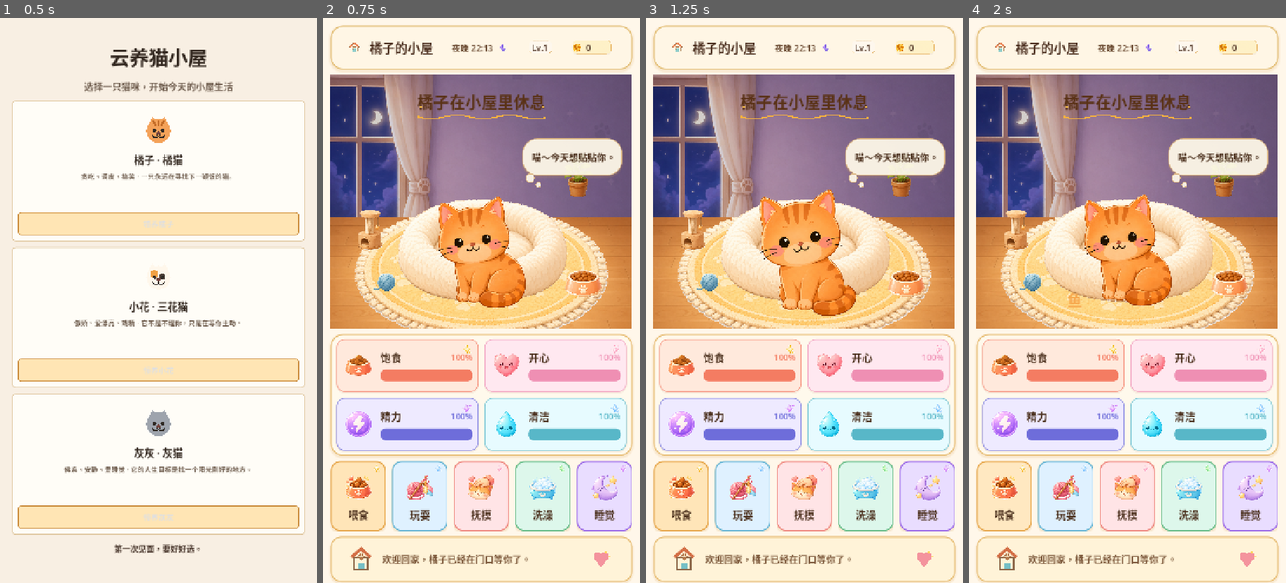
Above: before the commit, frames 1-4 (left to right).
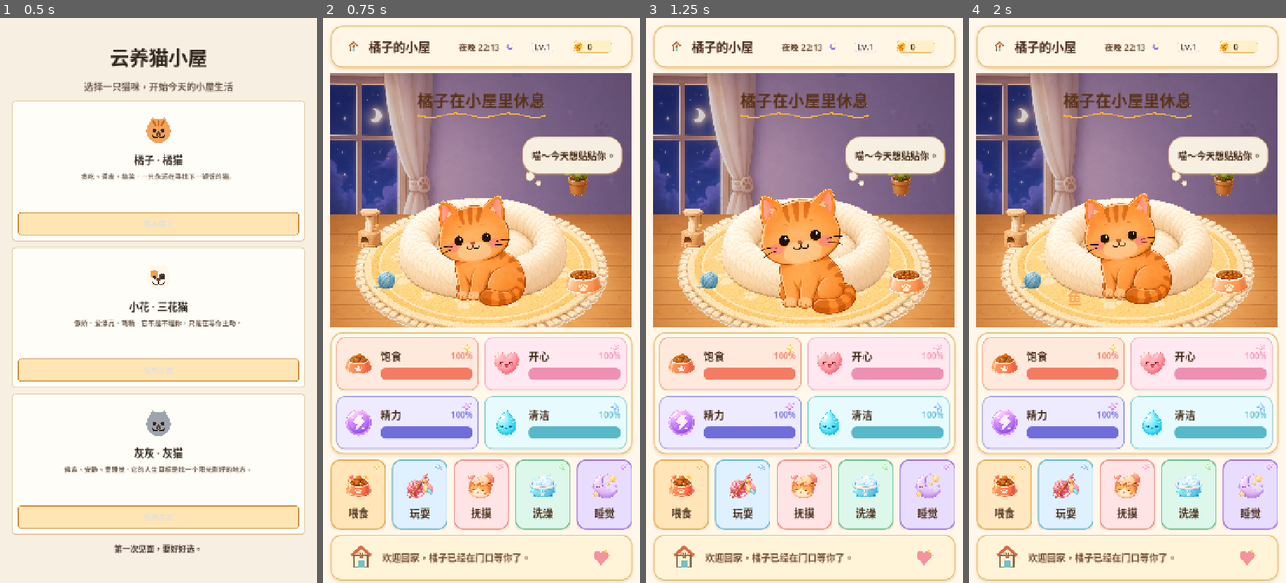
Above: after the commit, the same moments.

Repository: Kua-Fu/AICat
Game: Godot game, scene res://scenes/StartScene.tscn
The game is run twice, just before and just after one commit, with the same random seed, the same clock (stepped at 60 frames per second) and the same inputs.
Inputs (mouse positions are in pixels of both pictures, inside the frame that each line leads up to):
- Up to frame 1 (0.5 s): no input
- Up to frame 2 (0.75 s): click "领养橘子" at 0.5 s
- Up to frame 3 (1.25 s): no input
- Up to frame 4 (2 s): click (1003, 498) at 1.27 s

Frame 1 is identical in both runs. In frame 2, 18% of the frame differs, in the area x 2-98%, y 4-100%; in frame 3, 18%; in frame 4, 18%.

Commit message:
Fix top bar runtime scaling and compact layout

Diff:
--- a/project.godot
+++ b/project.godot
@@ -24,11 +24,11 @@
 
 window/size/viewport_width=750
 window/size/viewport_height=1334
-window/size/mode=3
+window/size/mode=0
 window/size/window_width_override=750
 window/size/window_height_override=1334
 window/stretch/mode="canvas_items"
-window/stretch/aspect="keep_width"
+window/stretch/aspect="keep"
 
 [physics]
 
--- a/scripts/main_scene.gd
+++ b/scripts/main_scene.gd
@@ -5,8 +5,12 @@
 const StatusPanelScene := preload("res://scripts/ui/status_panel.gd")
 const ActionPanelScene := preload("res://scripts/ui/action_panel.gd")
 const BottomTipBarScene := preload("res://scripts/ui/bottom_tip_bar.gd")
+const DESIGN_WIDTH := 750.0
+const PAGE_MARGIN_X := 18.0
+const MAX_PAGE_WIDTH := DESIGN_WIDTH - PAGE_MARGIN_X * 2.0
 
 var cat: Node2D
+var page: VBoxContainer
 var top_bar
 var cat_room
 var status_panel
@@ -45,6 +49,8 @@
 	if what == NOTIFICATION_WM_CLOSE_REQUEST:
 		GameData.save_game()
 		get_tree().quit()
+	elif what == NOTIFICATION_RESIZED:
+		_update_page_width_limit()
 
 
 func _build_ui() -> void:
@@ -64,11 +70,20 @@
 	ui.add_theme_constant_override("margin_bottom", 24)
 	add_child(ui)
 
-	var page := VBoxContainer.new()
-	page.size_flags_horizontal = Control.SIZE_EXPAND_FILL
+	var center := CenterContainer.new()
+	center.name = "ContentCenter"
+	center.size_flags_horizontal = Control.SIZE_EXPAND_FILL
+	center.size_flags_vertical = Control.SIZE_EXPAND_FILL
+	ui.add_child(center)
+
+	page = VBoxContainer.new()
+	page.name = "Page"
+	page.custom_minimum_size = Vector2(MAX_PAGE_WIDTH, 0)
+	page.size_flags_horizontal = Control.SIZE_SHRINK_CENTER
 	page.size_flags_vertical = Control.SIZE_EXPAND_FILL
 	page.add_theme_constant_override("separation", 12)
-	ui.add_child(page)
+	center.add_child(page)
+	_update_page_width_limit()
 
 	top_bar = TopBarScene.new()
 	page.add_child(top_bar)
@@ -86,6 +101,13 @@
 
 	bottom_tip_bar = BottomTipBarScene.new()
 	page.add_child(bottom_tip_bar)
+
+
+func _update_page_width_limit() -> void:
+	if page == null:
+		return
+	var available_width := maxf(size.x - PAGE_MARGIN_X * 2.0, 320.0)
+	page.custom_minimum_size.x = minf(MAX_PAGE_WIDTH, available_width)
 
 
 func refresh_ui() -> void:
--- a/scripts/ui/top_bar.gd
+++ b/scripts/ui/top_bar.gd
@@ -10,6 +10,29 @@
 const LEVEL_PILL_BG := preload("res://assets/ui/topbar/level_pill_bg.png")
 const COIN_PILL_BG := preload("res://assets/ui/topbar/coin_pill_bg.png")
 
+const BAR_HEIGHT := 100.0
+const BAR_RADIUS := 28
+const BAR_BORDER_WIDTH := 3
+const BAR_SHADOW_SIZE := 6
+
+const INNER_MARGIN_X := 18
+const INNER_MARGIN_Y := 8
+const HEADER_GAP := 14
+const LEFT_GAP := 12
+const CENTER_GAP := 8
+const RIGHT_GAP := 10
+
+const HOME_ICON_SIZE := Vector2(46, 46)
+const DAY_NIGHT_ICON_SIZE := Vector2(32, 32)
+const LEVEL_PILL_SIZE := Vector2(92, 46)
+const COIN_PILL_SIZE := Vector2(124, 46)
+const COIN_ICON_SIZE := Vector2(28, 28)
+
+const CAT_NAME_FONT_SIZE := 29
+const META_FONT_SIZE := 20
+const TIME_MIN_WIDTH := 112.0
+const CENTER_MIN_WIDTH := 154.0
+
 var cat_name_label: Label
 var top_time_label: Label
 var day_night_icon: TextureRect
@@ -34,70 +57,75 @@
 
 
 func _build() -> void:
-	custom_minimum_size = Vector2(0, 104)
+	custom_minimum_size = Vector2(0, BAR_HEIGHT)
+	size_flags_horizontal = Control.SIZE_EXPAND_FILL
+	size_flags_vertical = Control.SIZE_SHRINK_BEGIN
 	mouse_filter = Control.MOUSE_FILTER_IGNORE
-	add_theme_stylebox_override("panel", UiTheme.make_panel_style(Color("#fff6e5"), 28, Color("#e3bf78"), 3, 6))
+	add_theme_stylebox_override("panel", UiTheme.make_panel_style(Color("#fff6e5"), BAR_RADIUS, Color("#e3bf78"), BAR_BORDER_WIDTH, BAR_SHADOW_SIZE))
 
 	var root_margin := MarginContainer.new()
-	root_margin.add_theme_constant_override("margin_left", 18)
-	root_margin.add_theme_constant_override("margin_right", 18)
-	root_margin.add_theme_constant_override("margin_top", 10)
-	root_margin.add_theme_constant_override("margin_bottom", 10)
+	root_margin.add_theme_constant_override("margin_left", INNER_MARGIN_X)
+	root_margin.add_theme_constant_override("margin_right", INNER_MARGIN_X)
+	root_margin.add_theme_constant_override("margin_top", INNER_MARGIN_Y)
+	root_margin.add_theme_constant_override("margin_bottom", INNER_MARGIN_Y)
 	add_child(root_margin)
 
 	var header := HBoxContainer.new()
 	header.size_flags_horizontal = Control.SIZE_EXPAND_FILL
 	header.size_flags_vertical = Control.SIZE_EXPAND_FILL
-	header.add_theme_constant_override("separation", 14)
+	header.add_theme_constant_override("separation", HEADER_GAP)
 	root_margin.add_child(header)
 
 	var left_group := HBoxContainer.new()
 	left_group.size_flags_horizontal = Control.SIZE_EXPAND_FILL
 	left_group.size_flags_vertical = Control.SIZE_EXPAND_FILL
-	left_group.add_theme_constant_override("separation", 12)
+	left_group.add_theme_constant_override("separation", LEFT_GAP)
 	header.add_child(left_group)
 
-	var home_icon := _make_icon(HOME_ICON, Vector2(48, 48))
+	var home_icon := _make_icon(HOME_ICON, HOME_ICON_SIZE)
 	left_group.add_child(home_icon)
 
 	cat_name_label = Label.new()
 	cat_name_label.name = "CatNameLabel"
 	cat_name_label.clip_text = true
+	cat_name_label.text_overrun_behavior = TextServer.OVERRUN_TRIM_ELLIPSIS
 	cat_name_label.size_flags_horizontal = Control.SIZE_EXPAND_FILL
 	cat_name_label.vertical_alignment = VERTICAL_ALIGNMENT_CENTER
-	cat_name_label.add_theme_font_size_override("font_size", 30)
+	cat_name_label.add_theme_font_size_override("font_size", CAT_NAME_FONT_SIZE)
 	cat_name_label.add_theme_color_override("font_color", UiTheme.COLOR_TEXT)
 	left_group.add_child(cat_name_label)
 
 	var center_group := HBoxContainer.new()
-	center_group.custom_minimum_size = Vector2(168, 0)
+	center_group.custom_minimum_size = Vector2(CENTER_MIN_WIDTH, 0)
+	center_group.size_flags_horizontal = Control.SIZE_SHRINK_CENTER
 	center_group.size_flags_vertical = Control.SIZE_EXPAND_FILL
-	center_group.add_theme_constant_override("separation", 8)
+	center_group.add_theme_constant_override("separation", CENTER_GAP)
 	header.add_child(center_group)
 
 	top_time_label = Label.new()
 	top_time_label.name = "TopTimeLabel"
-	top_time_label.custom_minimum_size = Vector2(118, 0)
+	top_time_label.custom_minimum_size = Vector2(TIME_MIN_WIDTH, 0)
 	top_time_label.horizontal_alignment = HORIZONTAL_ALIGNMENT_RIGHT
 	top_time_label.vertical_alignment = VERTICAL_ALIGNMENT_CENTER
-	top_time_label.add_theme_font_size_override("font_size", 20)
+	top_time_label.add_theme_font_size_override("font_size", META_FONT_SIZE)
 	top_time_label.add_theme_color_override("font_color", Color("#6a4a31"))
 	center_group.add_child(top_time_label)
 
-	day_night_icon = _make_icon(SUN_ICON, Vector2(34, 34))
+	day_night_icon = _make_icon(SUN_ICON, DAY_NIGHT_ICON_SIZE)
 	center_group.add_child(day_night_icon)
 
 	var right_group := HBoxContainer.new()
+	right_group.size_flags_horizontal = Control.SIZE_SHRINK_END
 	right_group.size_flags_vertical = Control.SIZE_EXPAND_FILL
-	right_group.add_theme_constant_override("separation", 10)
+	right_group.add_theme_constant_override("separation", RIGHT_GAP)
 	header.add_child(right_group)
 
-	var level_pill := _make_texture_pill(LEVEL_PILL_BG, Vector2(96, 48))
-	level_label = _label("", 20, UiTheme.COLOR_TEXT, HORIZONTAL_ALIGNMENT_CENTER)
+	var level_pill := _make_texture_pill(LEVEL_PILL_BG, LEVEL_PILL_SIZE)
+	level_label = _label("", META_FONT_SIZE, UiTheme.COLOR_TEXT, HORIZONTAL_ALIGNMENT_CENTER)
 	level_pill.add_child(_centered(level_label))
 	right_group.add_child(level_pill)
 
-	var coin_pill := _make_texture_pill(COIN_PILL_BG, Vector2(128, 48))
+	var coin_pill := _make_texture_pill(COIN_PILL_BG, COIN_PILL_SIZE)
 	var coin_margin := MarginContainer.new()
 	_fill_parent(coin_margin)
 	coin_margin.add_theme_constant_override("margin_left", 14)
@@ -112,10 +140,10 @@
 	coin_box.add_theme_constant_override("separation", 8)
 	coin_margin.add_child(coin_box)
 
-	var coin_icon := _make_icon(COIN_ICON, Vector2(28, 28))
+	var coin_icon := _make_icon(COIN_ICON, COIN_ICON_SIZE)
 	coin_box.add_child(coin_icon)
 
-	coin_label = _label("", 20, UiTheme.COLOR_TEXT, HORIZONTAL_ALIGNMENT_LEFT)
+	coin_label = _label("", META_FONT_SIZE, UiTheme.COLOR_TEXT, HORIZONTAL_ALIGNMENT_LEFT)
 	coin_label.size_flags_horizontal = Control.SIZE_EXPAND_FILL
 	coin_box.add_child(coin_label)
 	right_group.add_child(coin_pill)
Not shown, added: docs/top_bar_size_fix_report.md
